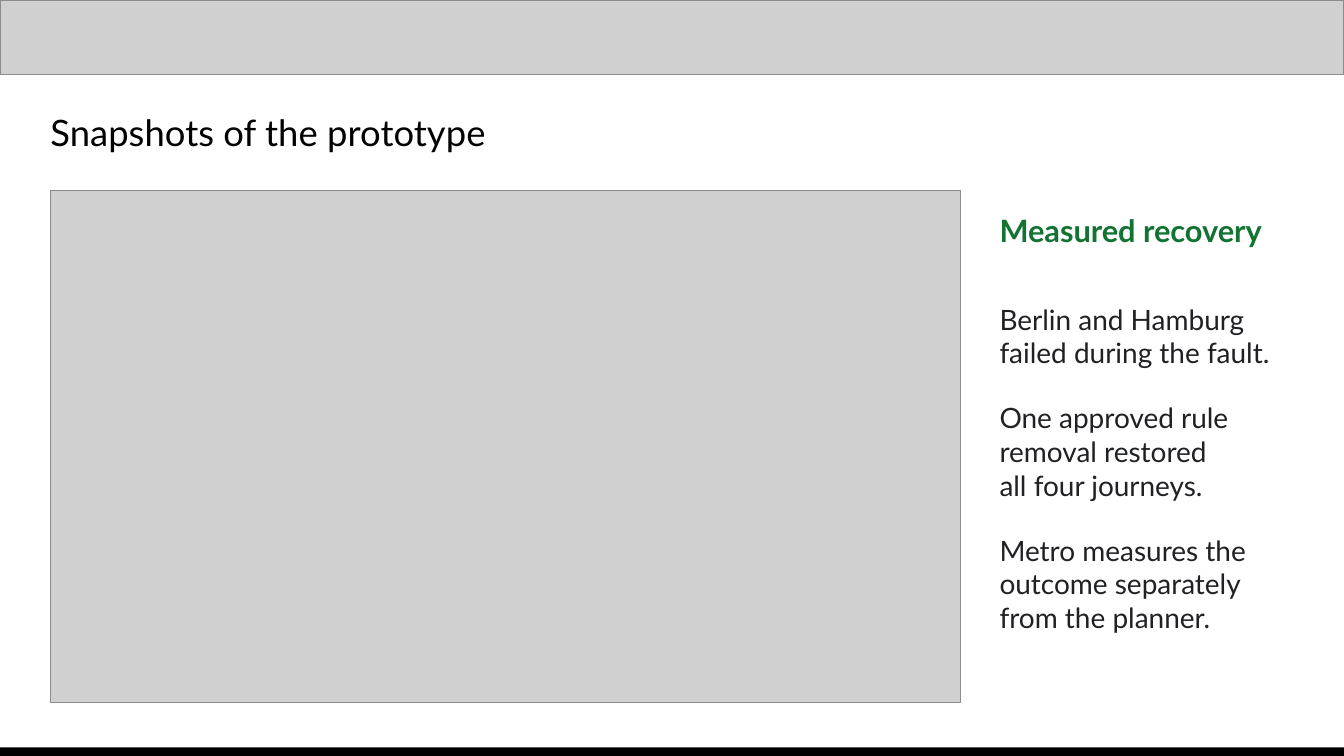
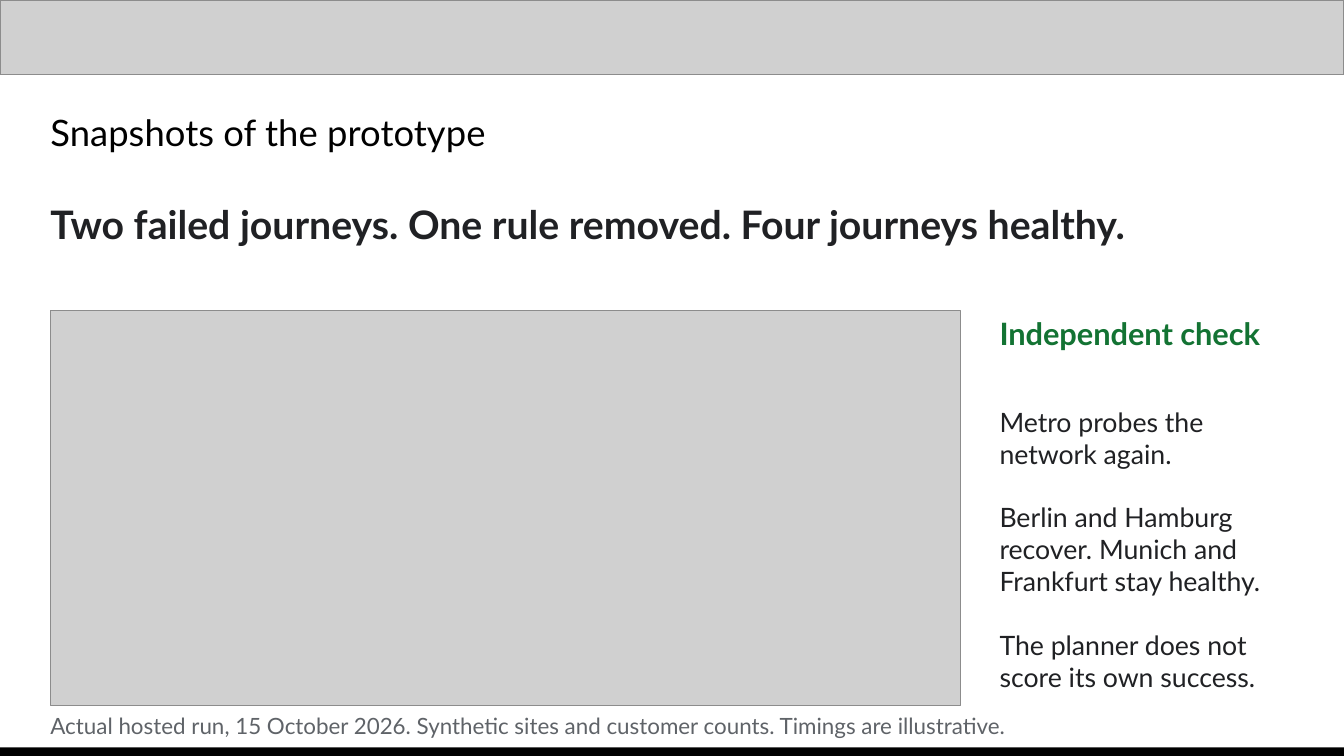
Before and after one commit to prabhakarcs786/twinops, a slide deck: slide 9 of docs/TwinOps_Deck.pptx. Drawn at 1344x756 pixels with LibreOffice and Linux fonts; fonts in the diff are those of the drawing; grey boxes stand for pictures. Boxes give left, top, right and bottom in pixels: in the first picture for what was removed or moved away, otherwise in the second. Text is boxed around its words. In the diff, an @@ line names an element or a change of style, - is before the commit and + after.

```diff
--- a/docs/TwinOps_Deck.pptx
+++ b/docs/TwinOps_Deck.pptx
@@ text added at [50, 210, 1125, 246], 21 pt, text #202124, bold @@
+Two failed journeys. One rule removed. Four journeys healthy.
@@ text removed at [1000, 219, 1262, 247] @@
-Measured recovery
@@ picture: place and size @@
-picture at [51, 191, 961, 703]
+picture at [51, 310, 961, 706]
@@ text at [1000, 322, 1260, 350]: text changed; size 15 to 16.5 pt; text colour #202124 to #137333; bold on @@
-Berlin and Hamburg
-failed during the fault.
-One approved rule
-removal restored
-all four journeys.
-Metro measures the
-outcome separately
-from the planner.
+Independent check
@@ text added at [1000, 412, 1261, 688], 14.2 pt, text #202124 @@
+Metro probes the
+network again.
+Berlin and Hamburg
+recover. Munich and
+Frankfurt stay healthy.
+The planner does not
+score its own success.
@@ text added at [50, 717, 1005, 738], 12 pt, text #5F6368 @@
+Actual hosted run, 15 October 2026. Synthetic sites and customer counts. Timings are illustrative.
```
Also in this commit, not shown: 3 other slides changed, 5 slides added, 5 slides removed, 25 other files.
